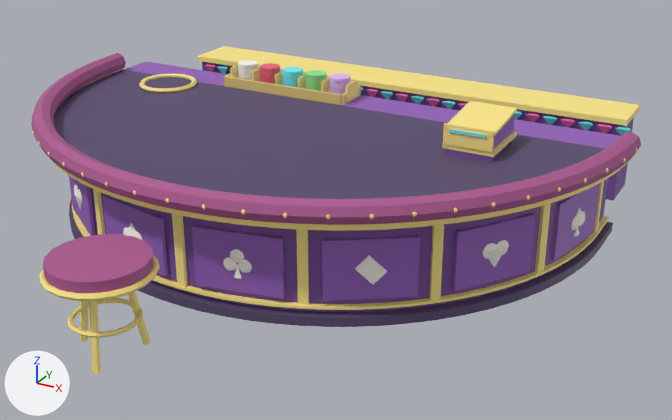
One commit to the glTF model src/assets/blackjack.glb: the scene before it, then after it.
Camera for both pictures: a camera (50 mm lens) standing at (5.21, -9.58, 4.53) and looking at (0.63, -1.23, 0.36). The lights are fixed; the arrows at lower left show +X, +Y and +Z. The first picture is the older version. Where no turn or scale is listed for an object, it has been applied to the vertices. Vertices at exactly the same position are counted once.

The older version as bpy lines, for what is in view:
```python
me_apronpanels = bpy.data.meshes.new('apronPanels')
me_apronpanels.from_pydata(...)  # 64 vertices, 96 faces; spans x -1.0..1.0, y -0.47..0.47, z -0.1..0.1
me_apronpanels.materials.append(mat_plum2)  # purple #9561bc
me_apronsuits = bpy.data.meshes.new('apronSuits')
me_apronsuits.from_pydata(...)  # 668 vertices, 1240 faces; spans x -1.0..1.0, y -0.43..0.43, z -0.05..0.05
me_apronsuits.materials.append(mat_cream)  # white #fcf8ef
me_girdle = bpy.data.meshes.new('girdle')
me_girdle.from_pydata(...)  # 172 vertices, 336 faces; spans x -3.28..3.28, y -1.87..1.87, z -0.45..0.45
me_girdle.materials.append(mat_gold)  # yellow #ffea89
ob_apronpanels = bpy.data.objects.new('apronPanels', me_apronpanels)
ob_apronpanels.parent = ob_bj_table
ob_apronpanels.location = (0.0, -1.712, 0.56)
ob_apronpanels.scale = (3.25, 3.25, 3.25)
ob_apronsuits = bpy.data.objects.new('apronSuits', me_apronsuits)
ob_apronsuits.parent = ob_bj_table
ob_apronsuits.location = (0.00462, -1.845, 0.547)
ob_apronsuits.scale = (3.21, 3.21, 3.21)
ob_girdle = bpy.data.objects.new('girdle', me_girdle)
ob_girdle.location = (0.0, -1.41, 0.61)
# also in view: 'jewels_pink' at (0.0, 1.39, 0.9); 'stoolSeat' at (0.0, -4.3, 0.9); 'cabinet' at (0.0, -1.39, 0.55); 'apronPilasters' at (0.0, -1.59, 0.58); 'rackTray' at (-0.85, 0.26, 1.2)
```
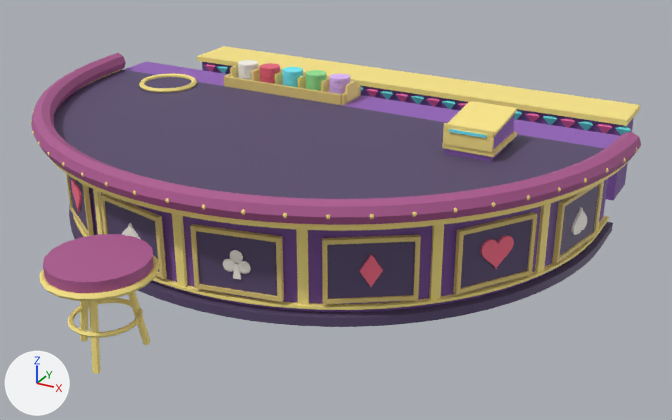
The change, as a list of edits to the scene's bpy script:
```text
Change me_apronpanels:
    used by ob_apronpanels; parent = ob_bj_table; location = (0.0, -1.712, 0.56); scale = (3.25, 3.25, 3.25)
    remove me_apronpanels.from_pydata(...)  # 64 vertices, 96 faces; spans x -1.0..1.0, y -0.47..0.47, z -0.1..0.1
    remove me_apronpanels.materials.append(mat_plum2)  # purple #9561bc
    add me_apronpanels.from_pydata(...)  # 64 vertices, 96 faces; spans x -1.0..1.0, y -0.47..0.47, z -0.09..0.09
    me_apronpanels part 4: the loose piece of 8 vertices spanning x 0.93..1.0, y 0.2..0.47, z -0.1..0.1 is scaled about its middle by (0.893, 0.899, 0.919), then moved by (0.0, 0.01, 0.0)
    me_apronpanels part 5: the loose piece of 8 vertices spanning x 0.74..0.9, y -0.14..0.1, z -0.1..0.1 is scaled about its middle by (0.899, 0.9, 0.919), then moved by (0.0, 0.01, 0.0)
    me_apronpanels part 6: the loose piece of 8 vertices spanning x 0.43..0.67, y -0.37..-0.21, z -0.1..0.1 is scaled about its middle by (0.9, 0.899, 0.919)
    me_apronpanels part 7: the loose piece of 8 vertices spanning x 0.06..0.33, y -0.47..-0.41, z -0.1..0.1 is scaled about its middle by (0.9, 0.893, 0.919)
    me_apronpanels part 8: the loose piece of 8 vertices spanning x -0.33..-0.06, y -0.47..-0.41, z -0.1..0.1 is scaled about its middle by (0.9, 0.893, 0.919)
    me_apronpanels part 9: the loose piece of 8 vertices spanning x -0.67..-0.43, y -0.37..-0.21, z -0.1..0.1 is scaled about its middle by (0.9, 0.899, 0.919)
    other edits to the shape of me_apronpanels do not show in these pictures
    add me_apronpanels.materials.append(mat_dark)  # dark purple #594b6f
Change me_apronsuits:
    used by ob_apronsuits; parent = ob_bj_table; location = (0.00462, -1.845, 0.547); scale = (3.21, 3.21, 3.21)
    remove me_apronsuits.from_pydata(...)  # 668 vertices, 1240 faces; spans x -1.0..1.0, y -0.43..0.43, z -0.05..0.05
    remove me_apronsuits.materials.append(mat_cream)  # white #fcf8ef
    add me_apronsuits.from_pydata(...)  # 792 vertices, 1536 faces; spans x -1.0..1.0, y -0.43..0.43, z -0.05..0.05
    me_apronsuits part 1: 8 loose pieces with 202 vertices, spanning x -0.87..0.86, y -0.29..0.06, z -0.05..0.05, are deleted
    me_apronsuits part 2: 46 vertices moved from x -0.24..0.24, y -0.42..-0.4, z -0.05..0.04 to x -0.24..0.24, y -0.43..-0.4, z -0.05..0.04; 114 vertices removed from x -0.24..0.23, y -0.43..-0.4, z -0.05..0.05; 277 vertices added at x -0.25..0.24, y -0.43..-0.4, z -0.05..0.05
    me_apronsuits part 3: 6 vertices moved from x 0.98..1.0, y 0.37..0.42, z -0.01 to x 0.98..1.0, y 0.37..0.43, z -0.02..-0.01; 82 vertices removed from x 0.97..1.0, y 0.33..0.43, z -0.05..0.02; 70 vertices added at x 0.97..1.0, y 0.33..0.42, z -0.04..0.05
    other edits to the shape of me_apronsuits do not show in these pictures
    add me_apronsuits.materials.append(mat_suitcream)  # white #fffaf1
Change ob_apronpanels:
    ob_apronpanels.location: (0.0, -1.712, 0.56) -> (0.0, -1.737, 0.56)
Change ob_apronsuits:
    ob_apronsuits.location: (0.00462, -1.845, 0.547) -> (0.00499, -1.85, 0.553)
    ob_apronsuits.scale: (3.21, 3.21, 3.21) -> (3.22, 3.22, 3.22)
Add ob_apronred:
    ob_apronred = bpy.data.objects.new('apronRed', me_apronred)  # 176 vertices, 336 faces; spans x -2.79..2.79, y -0.59..0.59, z -0.17..0.17; in mat_suitred (red #ff6f8b)
    ob_apronred.location = (0.022, -2.225, 0.56)
Add ob_apronframes:
    ob_apronframes = bpy.data.objects.new('apronFrames', me_apronframes)  # 192 vertices, 384 faces; spans x -3.28..3.28, y -1.55..1.55, z -0.33..0.33; in mat_brass (yellow #e5cb7c)
    ob_apronframes.location = (0.0, -1.729, 0.56)
```

Location of each change, (x1, y1, x2, y2) in pixels of the pictures (672 x 420 px; the box of a moved part takes in the faces that stretch with it):
'apronPanels', recoloured, reshaped, moved
    before: (69, 176, 600, 301)
    after: (69, 176, 599, 299)
'apronFrames', added
    after: (66, 174, 603, 304)
'apronSuits', reshaped, moved, rescaled
    before: (74, 185, 585, 284)
    after: (122, 207, 587, 280)
'apronRed', added
    after: (71, 180, 514, 287)
part 1 of me_apronsuits, deleted
    before: (74, 185, 509, 284)
part 2 of me_apronsuits, built on
    before: (123, 223, 252, 279)
    after: (122, 223, 251, 280)
part 3 of me_apronsuits, moved or reshaped
    before: (571, 207, 585, 236)
    after: (571, 207, 587, 235)
part 4 of me_apronpanels, moved or reshaped
    before: (551, 183, 600, 261)
    after: (560, 185, 599, 255)
part 5 of me_apronpanels, moved or reshaped
    before: (452, 213, 535, 291)
    after: (461, 219, 532, 288)
part 6 of me_apronpanels, moved or reshaped
    before: (322, 236, 420, 301)
    after: (327, 242, 415, 299)
part 7 of me_apronpanels, moved or reshaped
    before: (192, 225, 285, 299)
    after: (196, 231, 277, 296)
part 8 of me_apronpanels, moved or reshaped
    before: (102, 194, 168, 276)
    after: (105, 201, 159, 272)
part 9 of me_apronpanels, moved or reshaped
    before: (69, 176, 96, 236)
    after: (69, 176, 88, 231)
